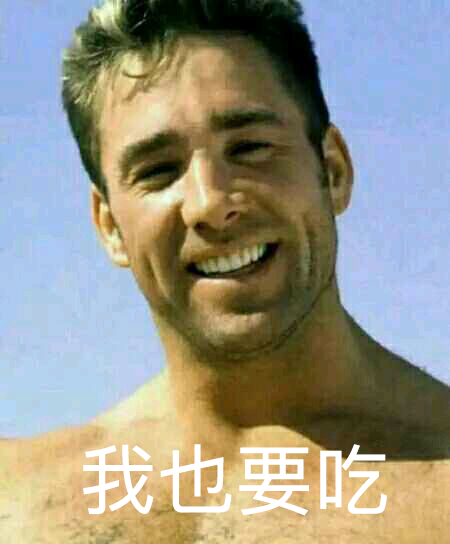
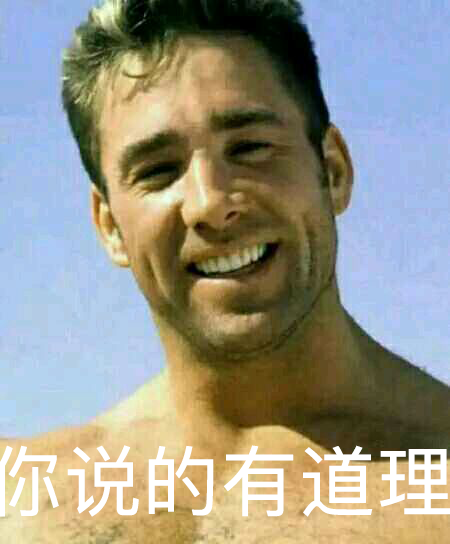
Layered file, before and after one edit (450 × 544). Changes by layer:
renamed "我也要吃" to "你说的有道理", painted on it over [0, 444, 450, 517]
